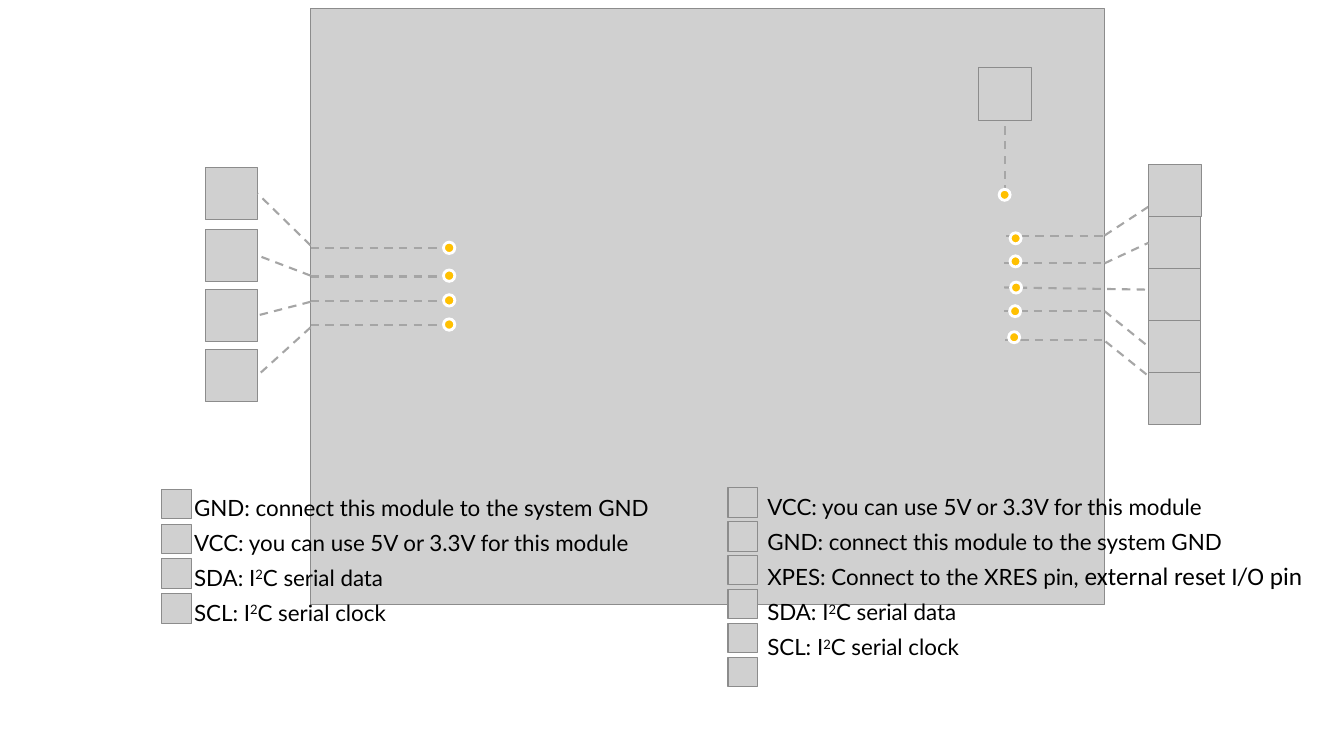
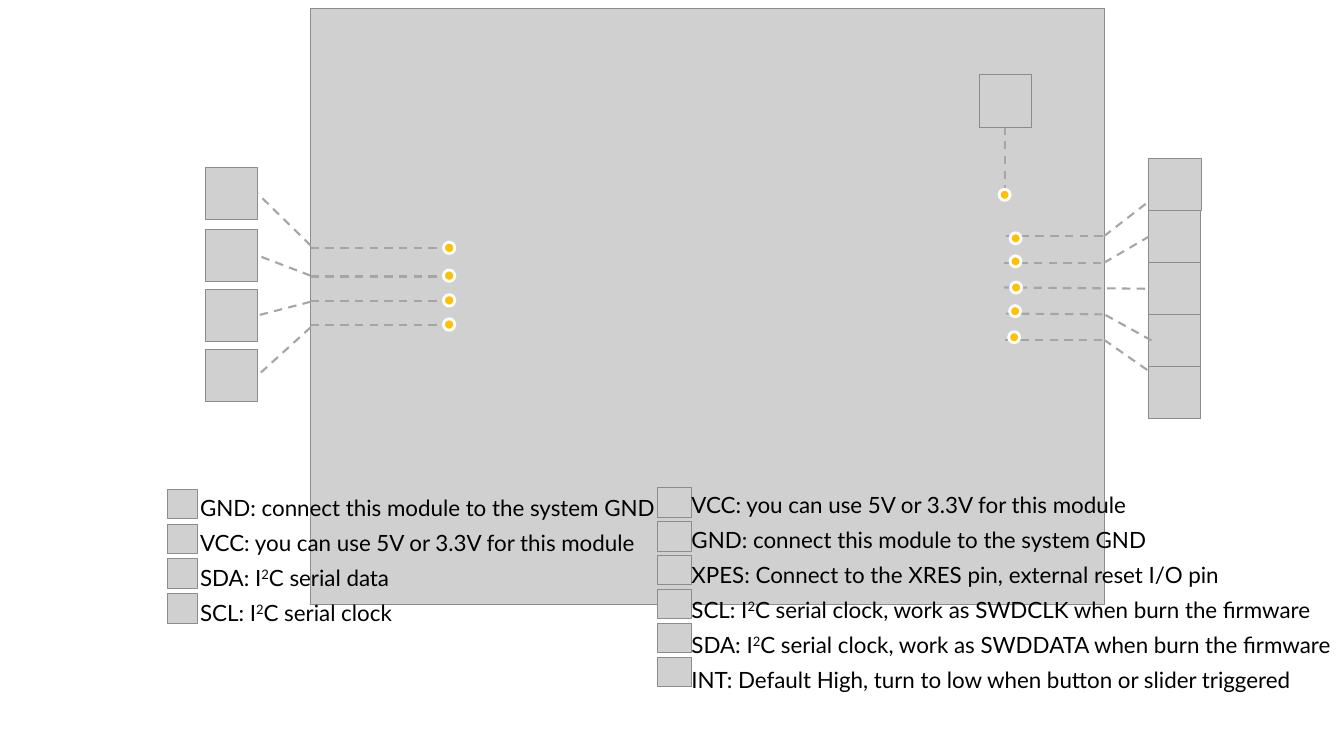
Before and after one commit to SeeedDocument/Grove-Capacitive_Touch_Slide_Sensor-CY8C4014LQI, a slide deck: slide 1 of img/pin_map.pptx. Drawn at 1344x756 pixels with LibreOffice and Linux fonts; fonts in the diff are those of the drawing; grey boxes stand for pictures. Boxes give left, top, right and bottom in pixels: in the first picture for what was removed or moved away, otherwise in the second. Text is boxed around its words. In the diff, an @@ line names an element or a change of style, - is before the commit and + after.

```diff
--- a/img/pin_map.pptx
+++ b/img/pin_map.pptx
@@ picture moved from (x1=979, y1=68, x2=1031, y2=120) to (x1=980, y1=75, x2=1032, y2=127) @@
@@ line moved from (1105, 236) - (1157, 201) to (1104, 236) - (1157, 196) @@
@@ line moved from (1105, 263) - (1148, 243) to (1104, 263) - (1148, 237) @@
@@ line moved from (1005, 312) - (1105, 312) to (1006, 314) - (1103, 315) @@
@@ line moved from (1105, 312) - (1148, 347) to (1151, 341) - (1103, 314) @@
@@ line (1151, 341) - (1103, 314): stroke #A6A6A6 1.5 pt dashed to #A5A5A5 1.5 pt dashed @@
@@ line moved from (1106, 342) - (1156, 382) to (1104, 340) - (1156, 376) @@
@@ 5 pictures moved together from (x1=1148, y1=164, x2=1201, y2=425) to (x1=1148, y1=158, x2=1201, y2=419) @@
@@ text "VCC: you can use 5V ..." moved from (x1=767, y1=496, x2=1302, y2=655) to (x1=691, y1=493, x2=1330, y2=692) @@
@@ 4 pictures, 1 text moved together from (x1=162, y1=489, x2=648, y2=623) to (x1=167, y1=489, x2=654, y2=623) @@
@@ picture resized from (x1=728, y1=488, x2=757, y2=517) to (x1=657, y1=488, x2=692, y2=517) @@
@@ picture resized from (x1=728, y1=522, x2=757, y2=552) to (x1=657, y1=522, x2=692, y2=552) @@
@@ picture resized from (x1=728, y1=556, x2=757, y2=585) to (x1=657, y1=556, x2=692, y2=585) @@
@@ text at (x1=691, y1=563, x2=1218, y2=588): size 18 to 16 pt, font Calibri to Lato in "external reset I/O pin" @@
@@ picture resized from (x1=728, y1=590, x2=757, y2=619) to (x1=657, y1=590, x2=692, y2=619) @@
@@ text at (x1=691, y1=598, x2=1330, y2=692): text changed @@
-SDA: I2C serial data
-SCL: I2C serial clock
+SCL: I2C serial clock, work as SWDCLK when burn the firmware
+SDA: I2C serial clock, work as SWDDATA when burn the firmware
+INT: Default High, turn to low when button or slider triggered
@@ picture resized from (x1=728, y1=623, x2=757, y2=652) to (x1=657, y1=623, x2=692, y2=652) @@
@@ picture resized from (x1=728, y1=657, x2=757, y2=687) to (x1=657, y1=657, x2=692, y2=687) @@
```
Also in this commit, not shown: 1 slide added, 1 slide removed, 2 other files.
